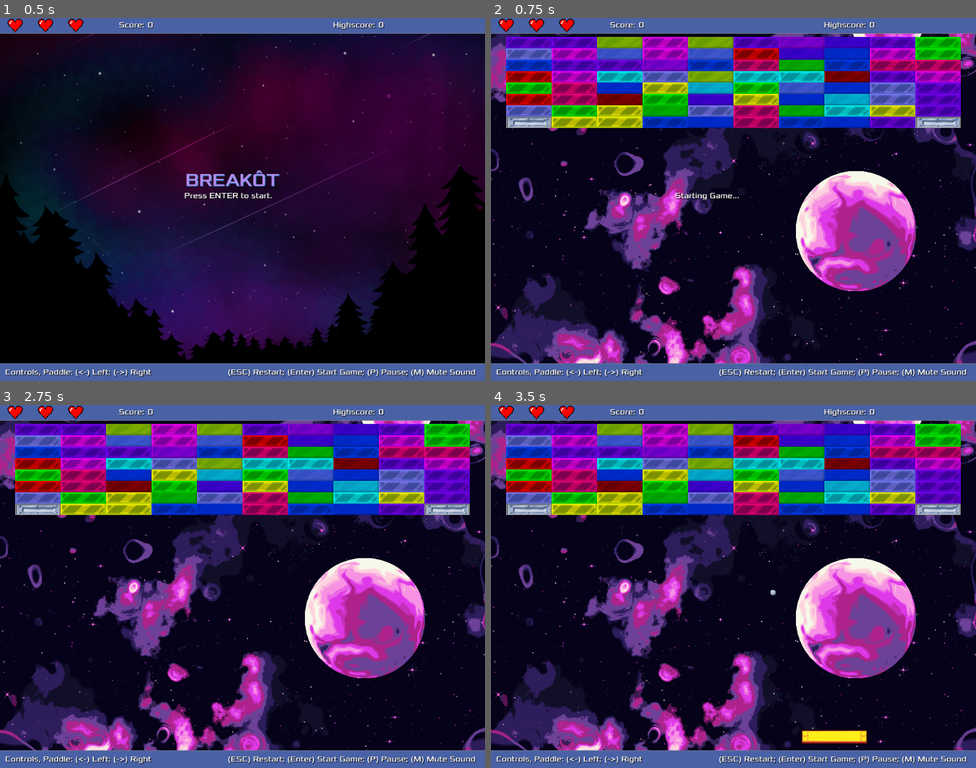
Above: before the commit, frames 1-4 (two rows, left to right).
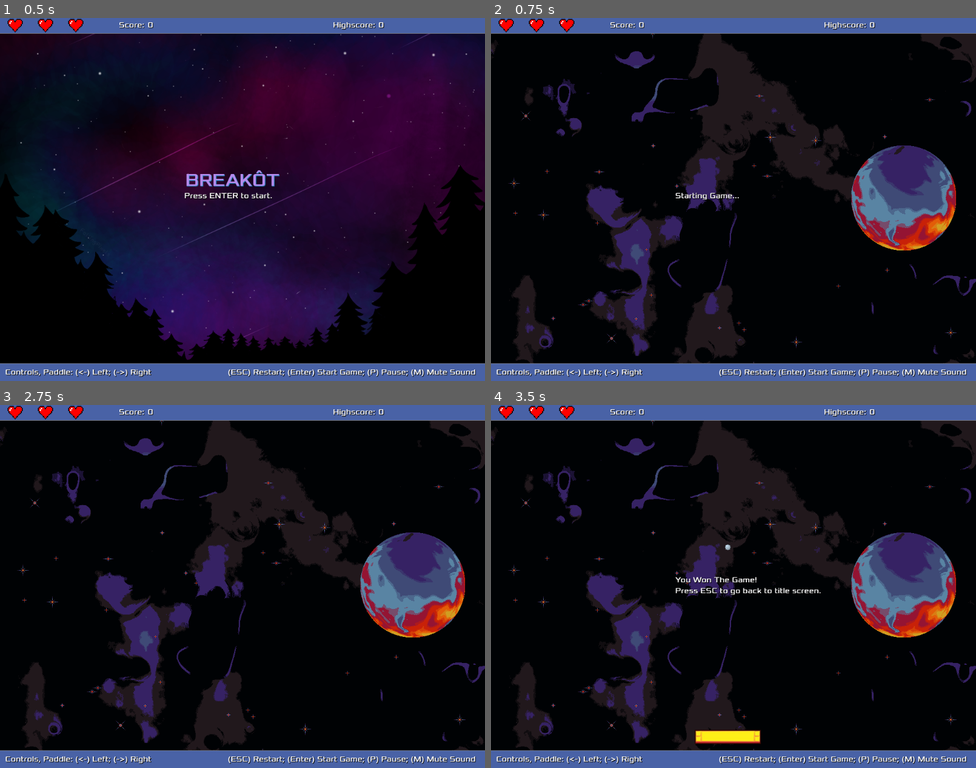
Above: after the commit, the same moments.

Repository: cristiadu/breakot
Game: Godot game, scene res://Main.tscn
Same seed, same stepped clock (60 frames per second), same inputs: the game is played once before the commit and once after it.
Inputs:
- Up to frame 1 (0.5 s): no input
- Up to frame 2 (0.75 s): tap Enter (ui_accept) at 0.5 s; hold Right (ui_right) from 0.53 s (still down); hold Enter (ui_accept) from 0.53 s (still down)
- Up to frame 3 (2.75 s): release Right (ui_right) at 1.28 s; release Enter (ui_accept) at 1.28 s; hold Left (ui_left) 1.28-2.03 s; tap Enter (ui_accept) at 1.35, 1.52, 1.82, 2 s; hold Right (ui_right) from 2.03 s (still down); hold Enter (ui_accept) from 2.03 s (still down)
- Up to frame 4 (3.5 s): keep holding Right (ui_right); release Enter (ui_accept) at 2.78 s; tap Enter (ui_accept) at 2.85, 3.02, 3.32 s

Frame 1 is identical in both runs. In frame 2, 54% of the frame differs, in the area x 0-100%, y 4-96%; in frame 3, 54%; in frame 4, 55%.

Commit message:
Add files via upload

Diff:
--- a/Ball.gd
+++ b/Ball.gd
@@ -2,23 +2,15 @@
 
 signal lost_life
 
-@export var initial_speed = 300
-@export var speed_increment = 150.0
+@export var initial_speed = 150.0
+@export var speed_increment = 75.0
 
-# max direction used for both X and Y axis.
-# Configuring this to smaller numbers reduces the boundaries of the ball's angle after colliding.
-var max_direction_value = 0.84
-
-var speed = initial_speed
-var ball_paused = true
+var speed: float = initial_speed
+var ball_paused: bool = true
 var direction = Vector2(1, 0).rotated(PI/4)
-var screen_limit_left
-var screen_limit_right
 
 
 func _ready():
-	screen_limit_left = $Sprite2D.texture.get_width() / 12
-	screen_limit_right = get_viewport_rect().size.x - $Sprite2D.texture.get_width() / 12
 	var err = $BallSpeedTimer.timeout.connect(increase_ball_speed)
 	if err:
 		print("Error when creating ball speed timer.")
@@ -32,10 +24,17 @@
 		var obj_velocity = speed * delta * direction
 		var collision = move_and_collide(obj_velocity)
 		if collision:
-			direction = direction.bounce(collision.get_normal())
-			direction.x = clamp(direction.x, -max_direction_value, max_direction_value)
-			direction.y = clamp(direction.y, -max_direction_value, max_direction_value)
-			position.x = clamp(position.x, screen_limit_left, screen_limit_right)
+			# If paddle is moving, then ball direction is changed based on it.
+			if collision.get_collider_velocity() != Vector2.ZERO:
+				var temp_direction = direction + collision.get_collider_velocity()
+				direction.x = temp_direction.normalized().x
+
+			var new_direction = direction.bounce(collision.get_normal())
+			if(!new_direction.is_normalized()):
+				direction = new_direction.normalized()
+			else:
+				direction = new_direction
+
 			on_block_collision(collision.get_collider())
 
 
--- a/Main.gd
+++ b/Main.gd
@@ -30,7 +30,7 @@
 func _process(_delta):
 	if (not game_started) and Input.is_action_pressed("ui_accept"):
 		game_started = true
-		current_level_number = 1
+		current_level_number = 5
 		$StartGameSound.play()
 		start_level(current_level_number)
 	if Input.is_action_pressed("ui_cancel") and game_started:
--- a/project.godot
+++ b/project.godot
@@ -13,7 +13,7 @@
 config/name="breakot"
 config/description="breakot - Breakout made in Godot"
 run/main_scene="res://Main.tscn"
-config/features=PackedStringArray("4.0")
+config/features=PackedStringArray("4.1")
 config/icon="res://icon.png"
 
 [display]
